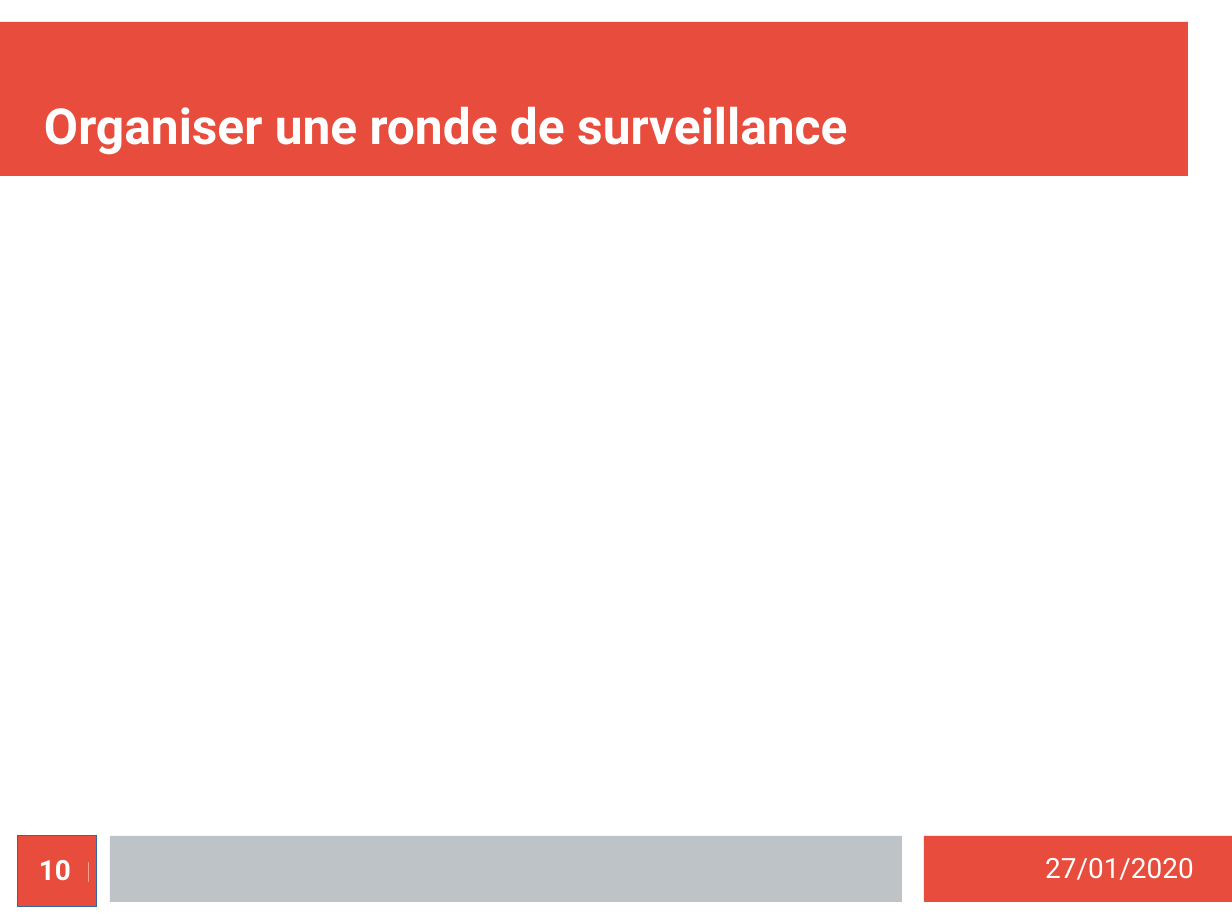
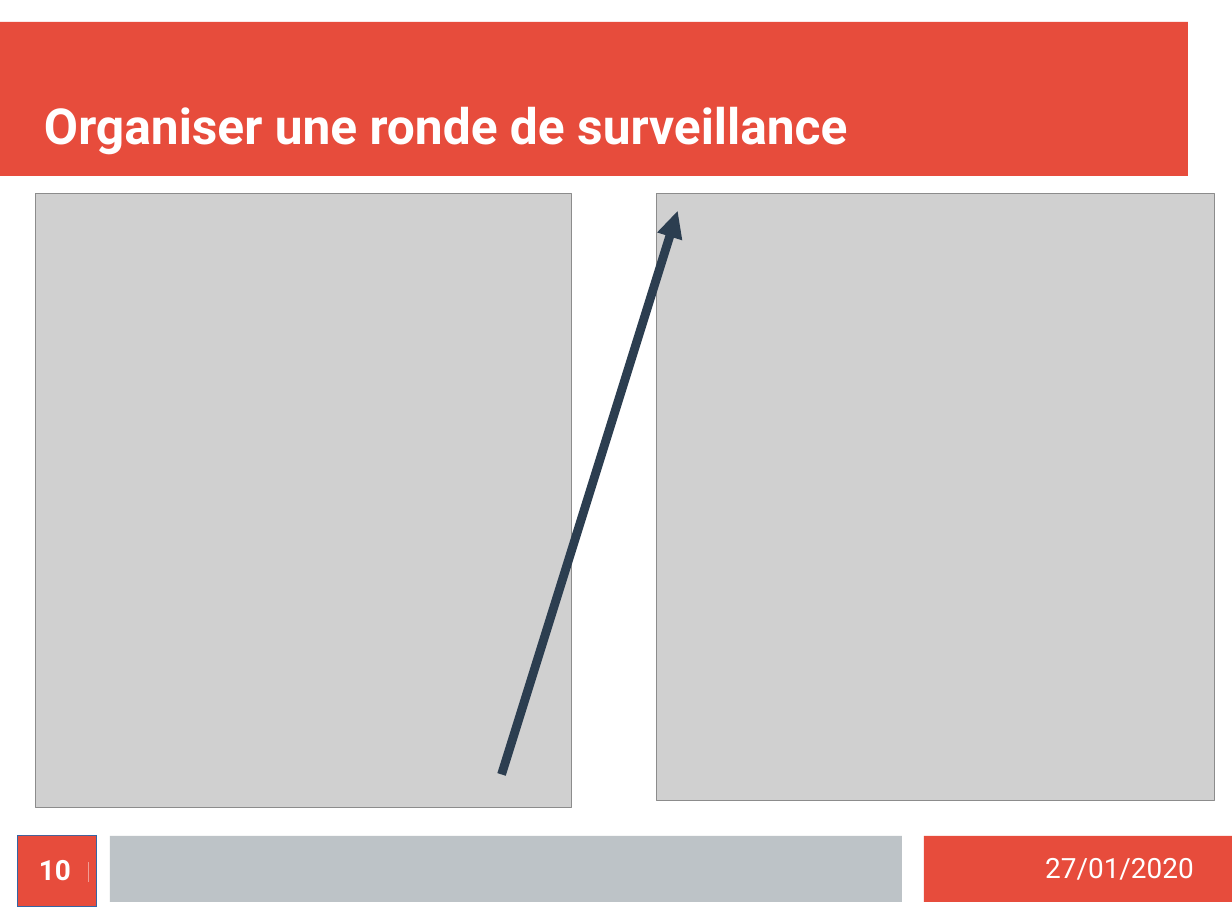
Before and after one commit to MezeretteBrice/Projet_Ronde, a slide deck: slide 10 of SOUTENANCE/Revue1/controleurrondejeremi.odp. Drawn at 1232x924 pixels with LibreOffice and Linux fonts; fonts in the diff are those of the drawing; grey boxes stand for pictures. Boxes give left, top, right and bottom in pixels: in the first picture for what was removed or moved away, otherwise in the second. Text is boxed around its words. In the diff, an @@ line names an element or a change of style, - is before the commit and + after.

```diff
--- a/SOUTENANCE/Revue1/controleurrondejeremi.odp
+++ b/SOUTENANCE/Revue1/controleurrondejeremi.odp
@@ picture added at [35, 193, 571, 807] @@
@@ picture added at [657, 193, 1215, 800] @@
@@ arrow added from (502, 775) to (677, 211), #2C3E50 5.67 pt @@
```
Also in this commit, not shown: 3 other slides changed.
